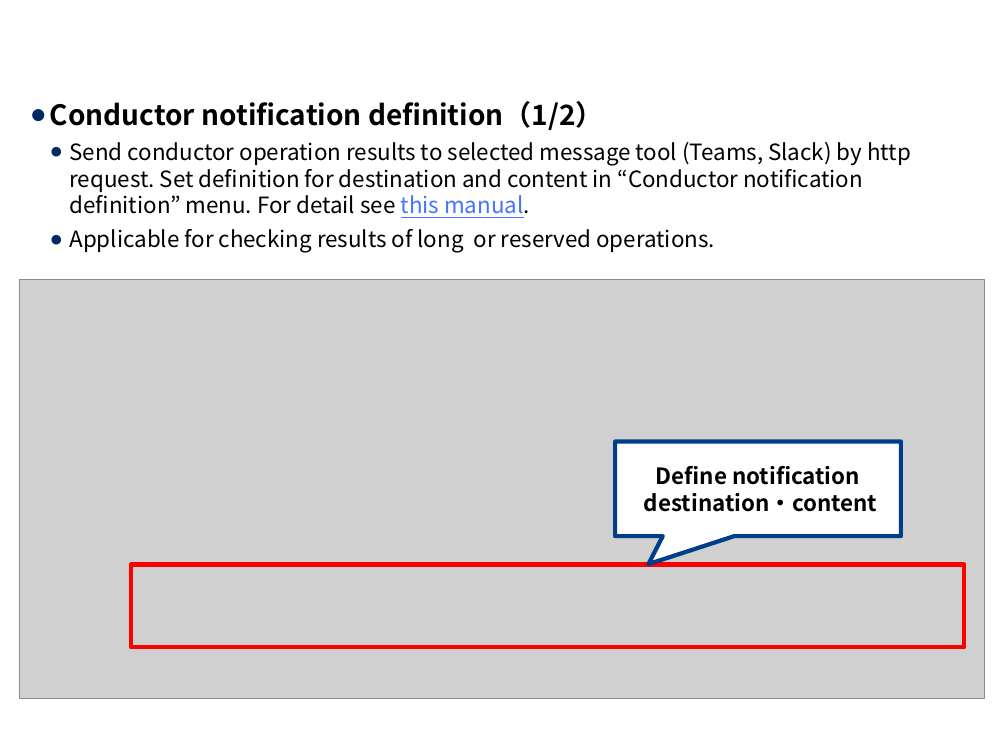
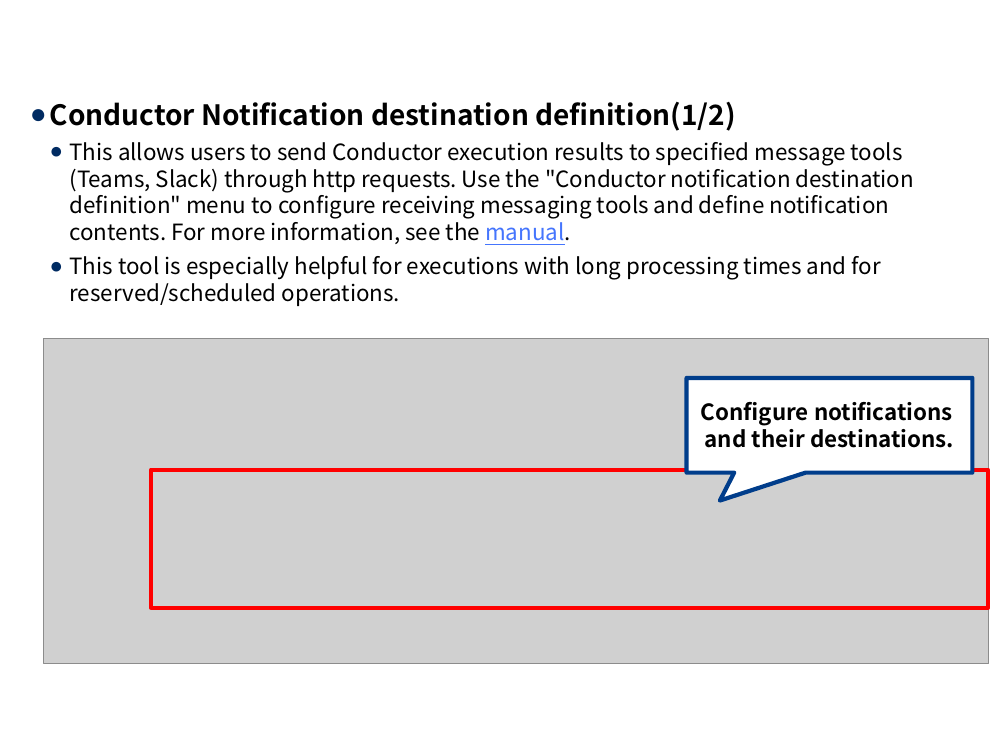
Before and after one commit to exastro-suite/it-automation-docs, a slide deck: slide 20 of asset/Learn/ITA-Conductor_en.pptx. Drawn at 1008x756 pixels with LibreOffice and Linux fonts; fonts in the diff are those of the drawing; grey boxes stand for pictures; background and template pictures are left out. Boxes give left, top, right and bottom in pixels: in the first picture for what was removed or moved away, otherwise in the second. Text is boxed around its words. In the diff, an @@ line names an element or a change of style, - is before the commit and + after.

```diff
--- a/asset/Learn/ITA-Conductor_en.pptx
+++ b/asset/Learn/ITA-Conductor_en.pptx
@@ text at <box>50,102,914,306</box>: text changed @@
-● Conductor notification definition（1/2）
-  ● Send conductor operation results to selected message tool (Teams, Slack) by http request. Set definition for destination and content in “Conductor notification definition” menu. For detail see this manual.
-  ● Applicable for checking results of long or reserved operations.
+● Conductor Notification destination definition(1/2)
+  ● This allows users to send Conductor execution results to specified message tools (Teams, Slack) through http requests. Use the "Conductor notification destination definition" menu to configure receiving messaging tools and define notification contents. For more information, see the manual.
+  ● This tool is especially helpful for executions with long processing times and for reserved/scheduled operations.
@@ picture: place and size @@
-picture at <box>20,279,985,699</box>
+picture at <box>43,339,989,664</box>
@@ speech box "Configure notifications": place and size @@
-speech box "Configure notifications" at <box>615,442,901,536</box>
+speech box "Configure notifications" at <box>686,378,973,473</box>
@@ text in speech box at <box>701,402,954,448</box>: text changed @@
-Define notification
-destination・content
+Configure notifications
+and their destinations.
@@ rectangle: place and size @@
-rectangle at <box>131,564,965,647</box>
+rectangle at <box>151,470,988,608</box>
```
Also in this commit, not shown: 17 other slides changed, 12 other files.
